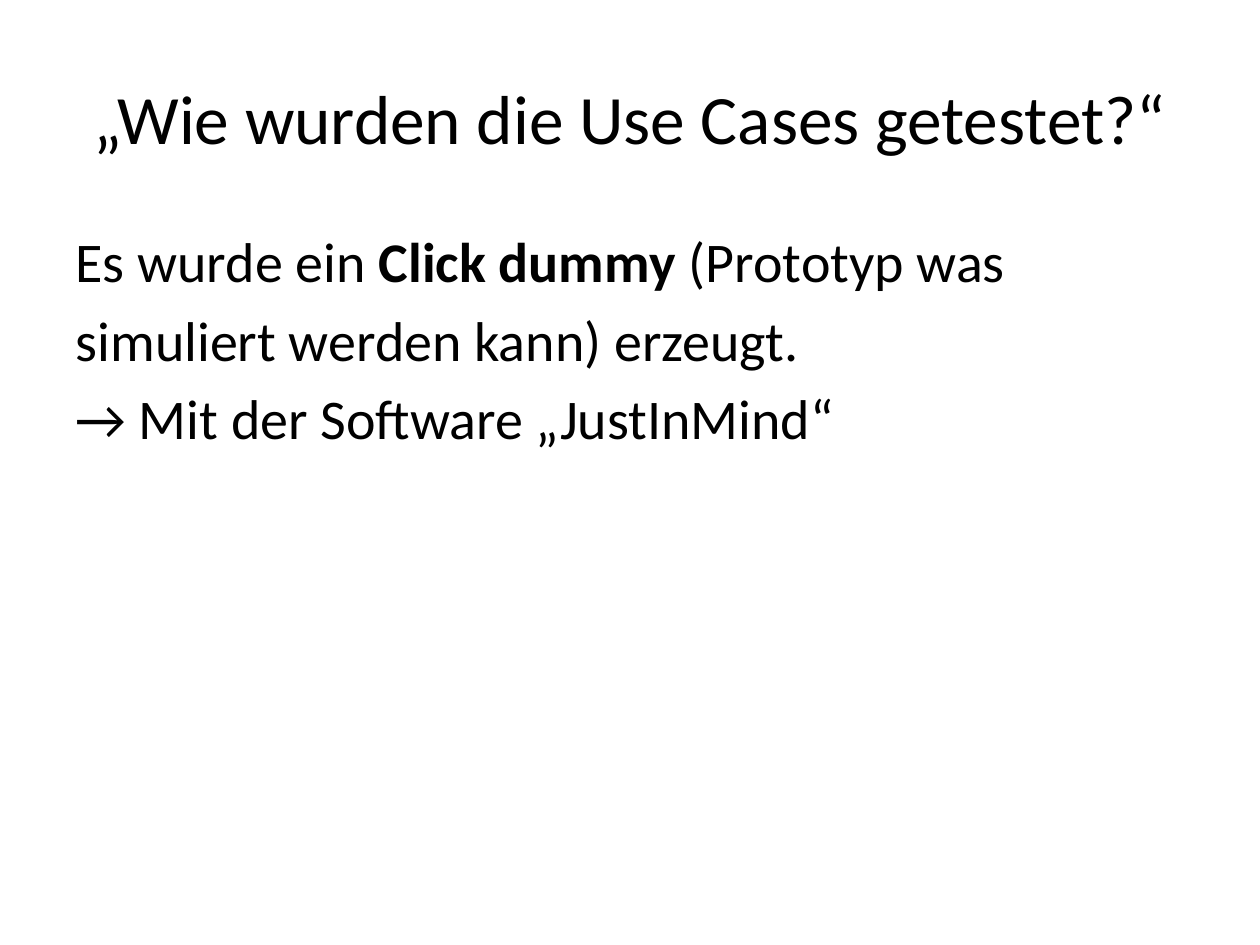
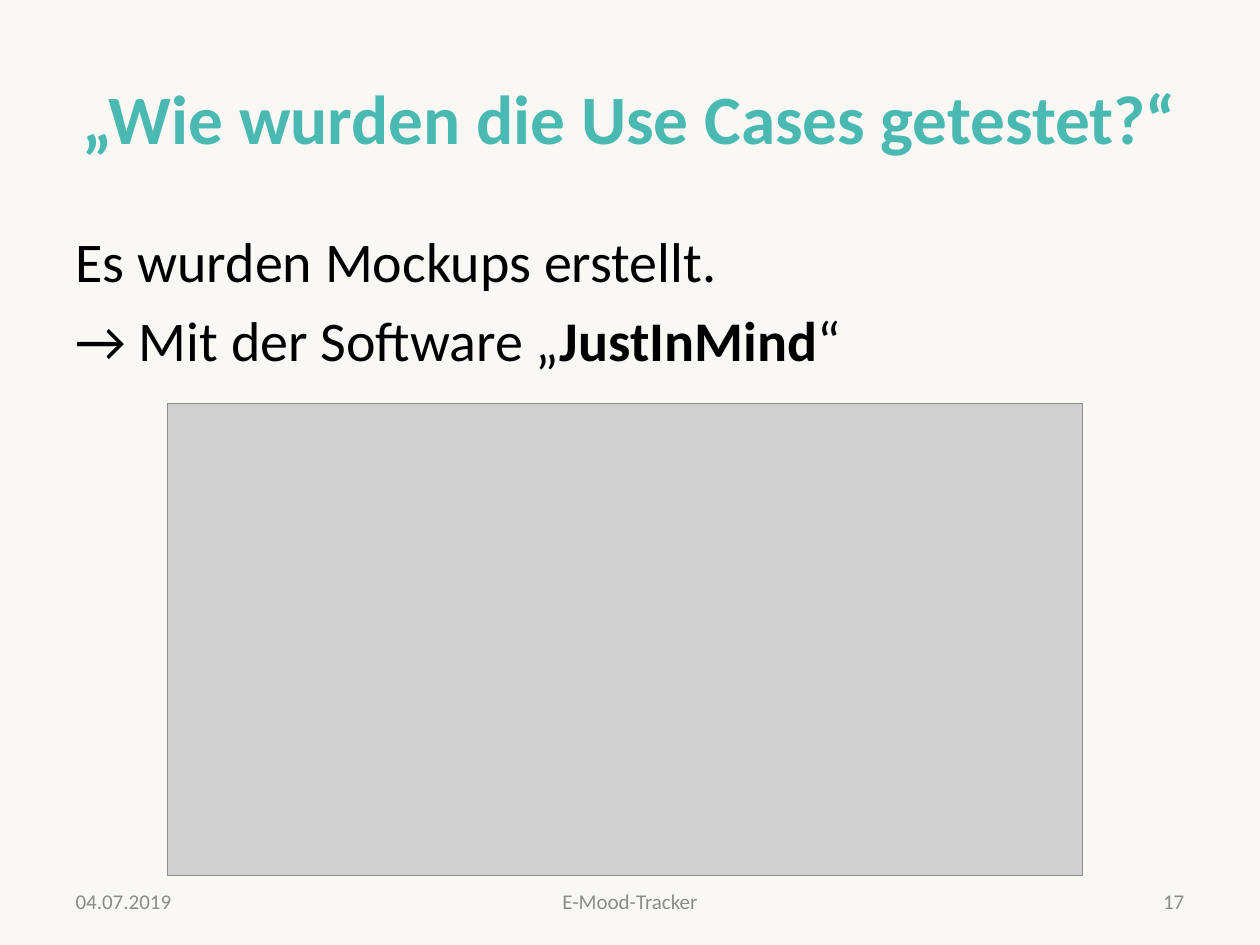
Before and after one commit to valeriapag/E-Mood-Tracker, a slide deck: slide 17 of Doku/endpräsentation-ehalth.pptx (slide 15 before the commit). Drawn at 1260x945 pixels with LibreOffice and Linux fonts; fonts in the diff are those of the drawing; grey boxes stand for pictures. Boxes give left, top, right and bottom in pixels: in the first picture for what was removed or moved away, otherwise in the second. Text is boxed around its words. In the diff, an @@ line names an element or a change of style, - is before the commit and + after.

```diff
--- a/Doku/endpräsentation-ehalth.pptx
+++ b/Doku/endpräsentation-ehalth.pptx
@@ background #FFFFFF to #EEECE1 at 33% opacity @@
@@ title "„Wie wurden die Use Cases ..." at (83, 93, 1176, 156): text colour #000000 to #49B9B1, bold on @@
@@ text at (76, 243, 716, 291): text changed @@
-Es wurde ein Click dummy (Prototyp was
-simuliert werden kann) erzeugt.
+Es wurden Mockups erstellt.
@@ text at (139, 320, 841, 370): bold on in "„JustInMind“" @@
@@ picture added at (168, 403, 1084, 874) @@
@@ text added at (76, 895, 172, 909), 12 pt, text #8C8C8C @@
+04.07.2019
@@ text added at (562, 894, 697, 909), 12 pt, text #8C8C8C @@
+E-Mood-Tracker
@@ page number added at (1163, 895, 1184, 909), 12 pt, text #8C8C8C @@
+17
```
Also in this commit, not shown: 8 other slides changed, 14 slides added, 9 slides removed, 1 other file.
